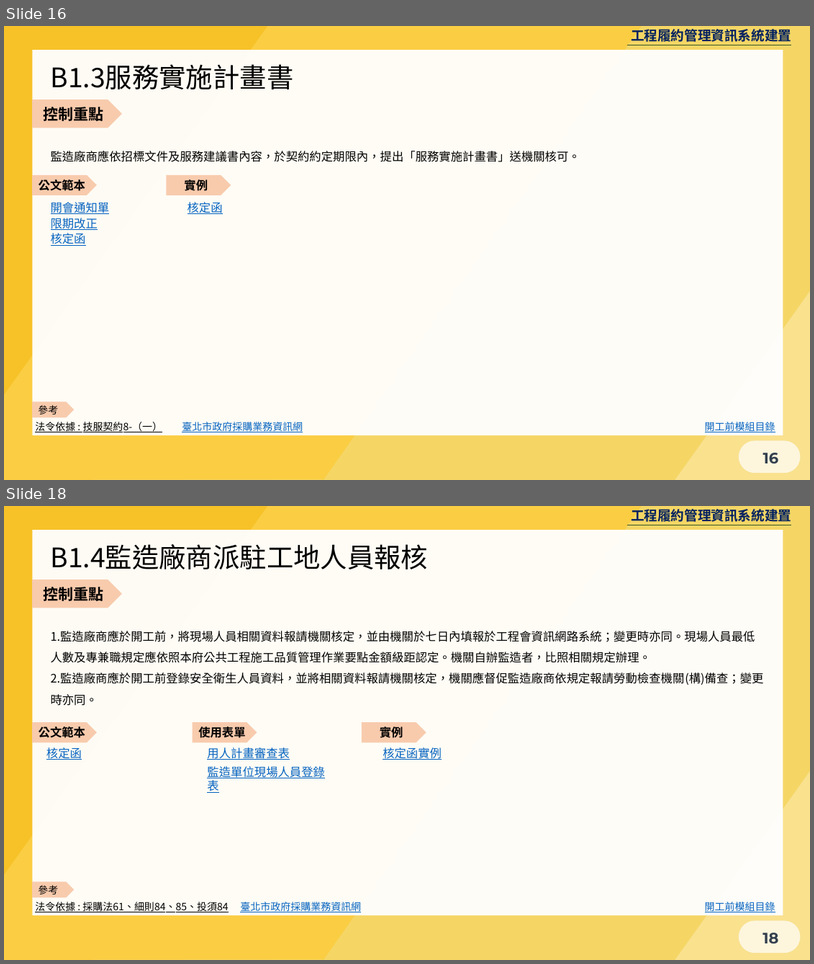
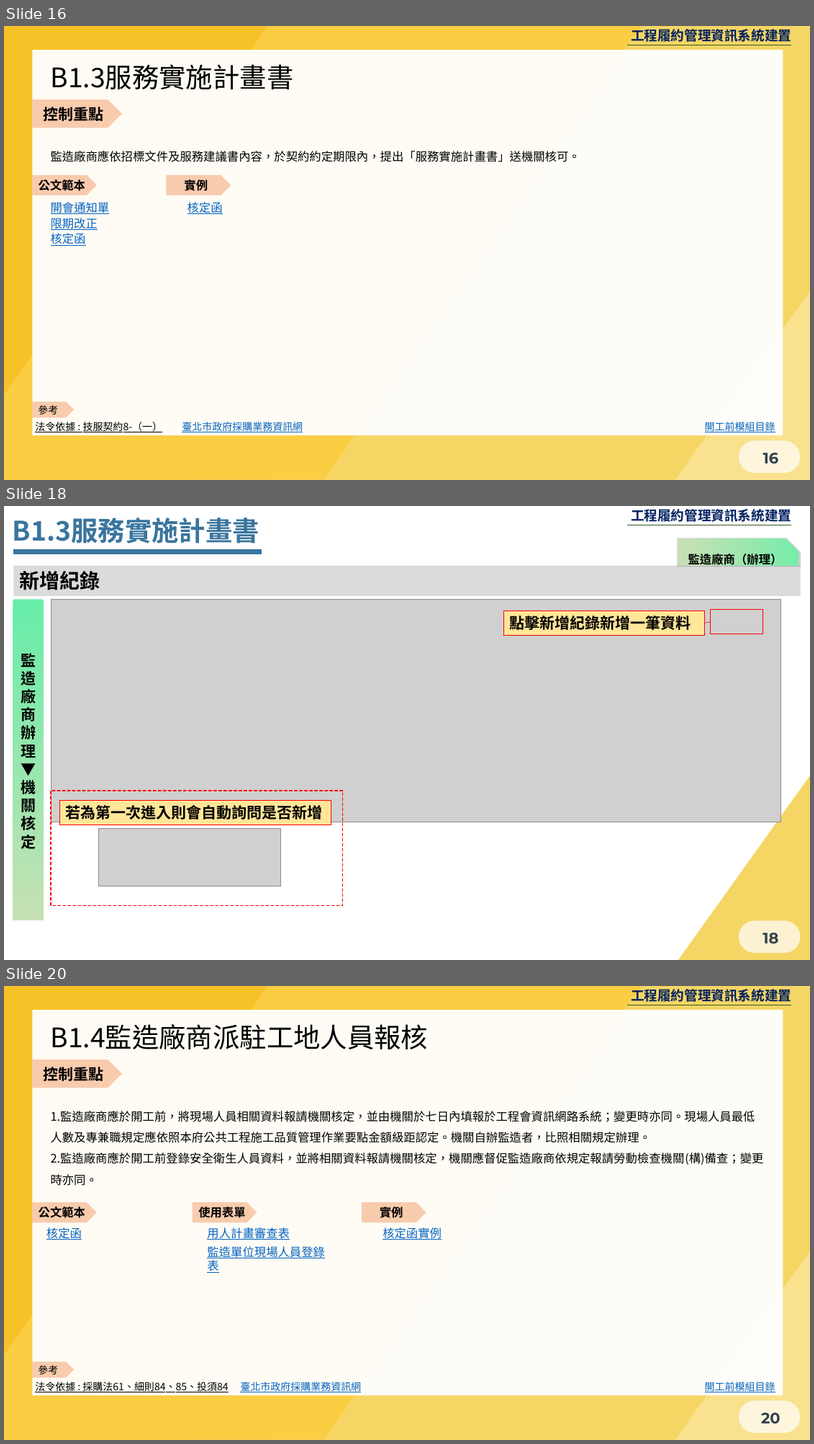
Before and after one commit to Menigo/SunriseDocument, a slide deck: 開工前.pptx. Shown one above the other, each under a label of ours: slides 16 and 18 before the commit, slides 16, 18 and 20 after it; the slides between them are not shown. The pictures are 814x964 and 814x1444 pixels, drawn with LibreOffice and Linux fonts; fonts in the diff are those of the drawing; grey boxes stand for pictures; background and template pictures are left out. Boxes give left, top, right and bottom in pixels: in the first picture for what was removed or moved away, otherwise in the second. Text is boxed around its words. In the diff, an @@ line names an element or a change of style, - is before the commit and + after.

```diff
--- a/開工前.pptx
+++ b/開工前.pptx
@@ slide 18 added at bbox=[4, 506, 810, 960], background #F5D665; not listed: 6 template elements that a slide beside it also shows @@
@@ snip rect added at bbox=[4, 506, 810, 960], fill #FFFFFF @@
@@ text added at bbox=[13, 518, 260, 543], 32 pt, text #39759D, bold @@
+B1.3服務實施計畫書
@@ snip rect added at bbox=[679, 538, 800, 566], fill gradient #76EDAA to #C5E0B4, 14 pt, text #000000, bold @@
+監造廠商（辦理）
@@ rectangle added at bbox=[13, 565, 801, 595], fill #DBDBDB, 24 pt, text #000000, bold @@
+新增紀錄
@@ line added from (13, 552) to (262, 552), #39759D 6 pt @@
@@ rounded rectangle added at bbox=[13, 599, 44, 921], fill gradient #67EDA8 to #C5E0B4, 18 pt, text #000000, bold @@
+監造廠商辦理▼機關核定
@@ picture added at bbox=[52, 599, 782, 822] @@
@@ rectangle added at bbox=[504, 610, 706, 635], fill #FFE699, outline #FF0000 0.75 pt, 18 pt, text #000000, bold @@
+點擊新增紀錄新增一筆資料
@@ rectangle added at bbox=[710, 610, 764, 634], outline #FF0000 1 pt @@
@@ line added from (706, 623) to (710, 621), #FF0000 0.5 pt @@
@@ right triangle added at bbox=[676, 774, 810, 960], fill #F5D665 @@
@@ rectangle added at bbox=[52, 790, 343, 906], outline #FF0000 1.5 pt dashed @@
@@ rectangle added at bbox=[59, 800, 332, 825], fill #FFE699, outline #FF0000 0.75 pt, 18 pt, text #000000, bold @@
+若為第一次進入則會自動詢問是否新增
@@ picture added at bbox=[99, 829, 281, 886] @@
@@ what was slide 18 is now slide 20 @@
@@ page number at bbox=[761, 1412, 781, 1424]: text changed @@
-18
+20
```
Also in this commit, not shown: 3 slides changed, 1 other slide added, 5 other files.
